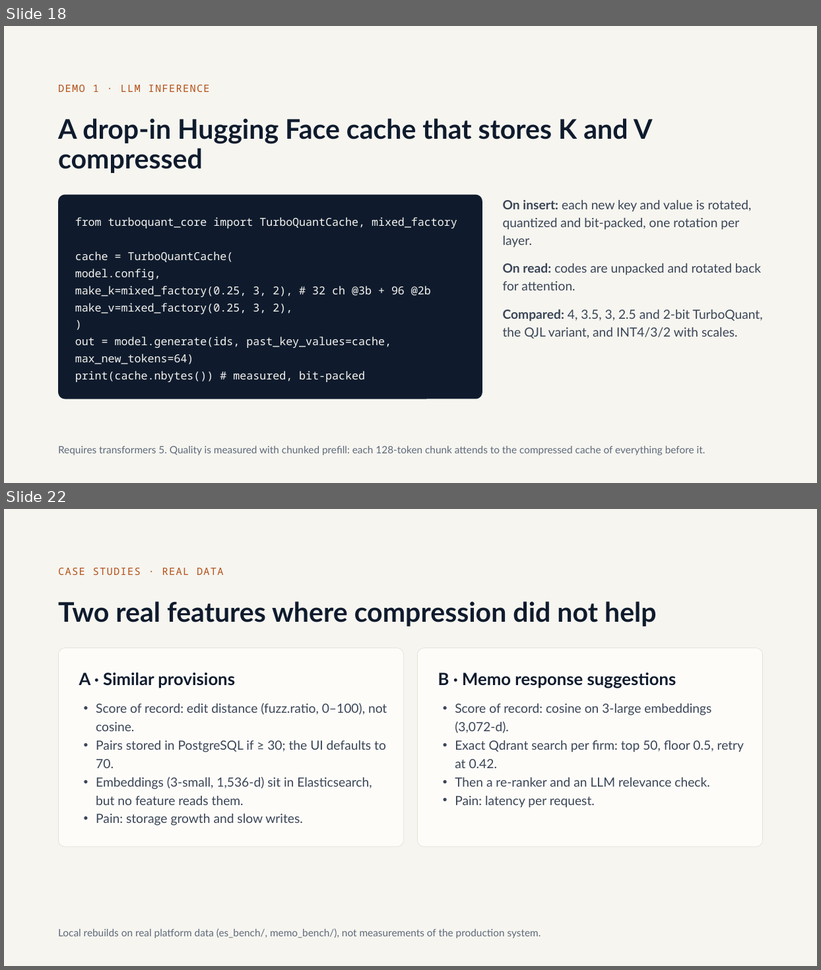
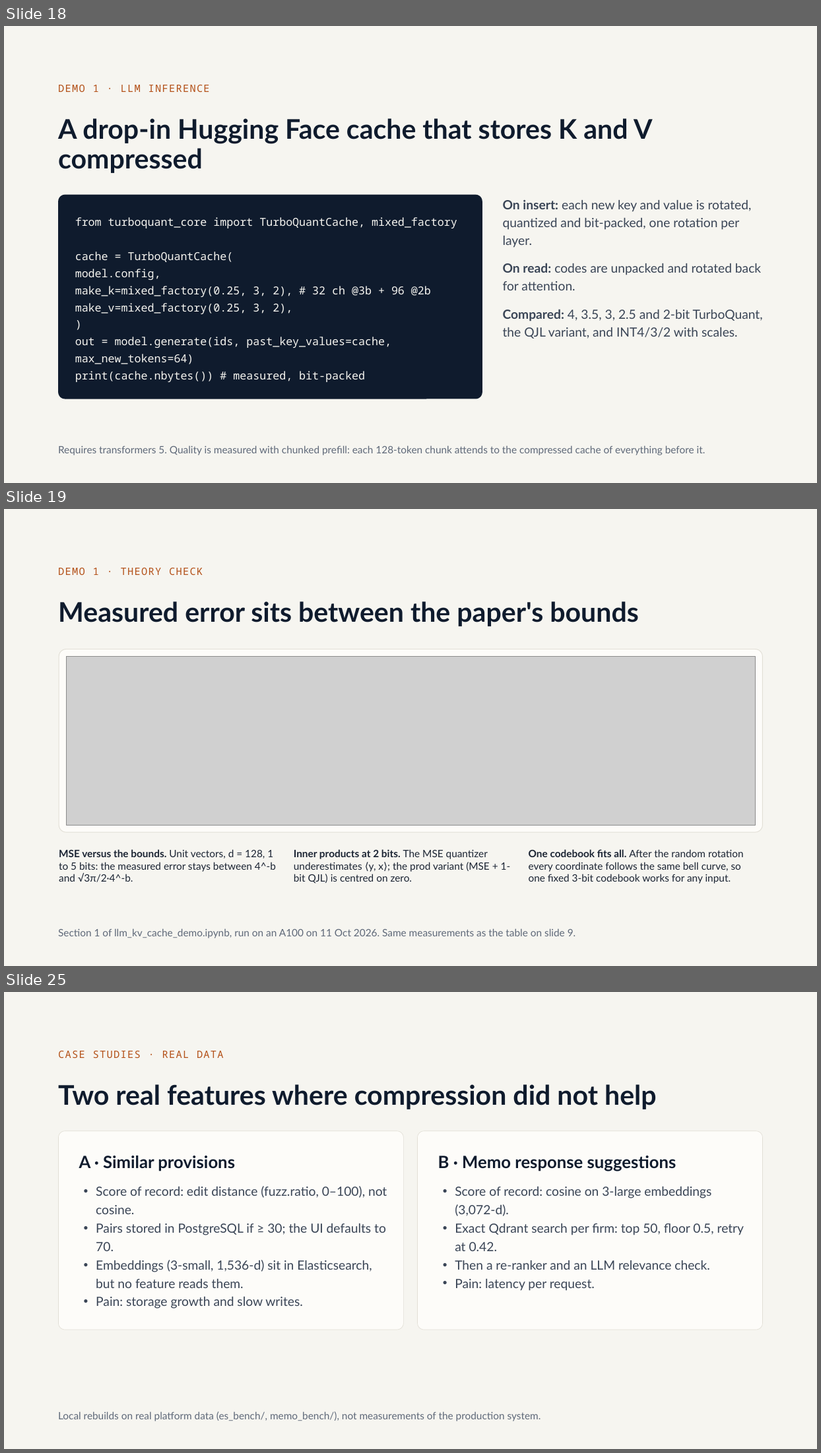
Before and after one commit to olonok69/ML_TurboQuant, a slide deck: docs/TurboQuant.pptx. Shown one above the other, each under a label of ours: slides 18 and 22 before the commit, slides 18, 19 and 25 after it; the slides between them are not shown. The pictures are 821x970 and 821x1453 pixels, drawn with LibreOffice and Linux fonts; fonts in the diff are those of the drawing; grey boxes stand for pictures. Boxes give left, top, right and bottom in pixels: in the first picture for what was removed or moved away, otherwise in the second. Text is boxed around its words. In the diff, an @@ line names an element or a change of style, - is before the commit and + after.

Commit message:
Bring docs and deck in line with the Colab runs of the two demos
- Notebooks: load WikiText-2 from Salesforce/wikitext, make both run on
  their own (install cells, %%writefile of the current turboquant_core.py),
  correct the model-change explanation and the stale or overstated
  markdown; outputs kept as run.
- build_notebooks.py now exports the two demo notebooks to .py instead of
  overwriting them; .py versions re-exported.
- Deck: Llama-3.1-8B setup, new Demo 1 slides (theory check, needle,
  quality and speed), measured memory, DBpedia results for Demo 2.
- Guides EN/ES, README, handoff and figure 14: Colab results replace the
  sandbox numbers; slide numbers updated.

```diff
--- a/docs/TurboQuant.pptx
+++ b/docs/TurboQuant.pptx
@@ slide 19 added at bbox=[4, 509, 817, 966], background #F6F5F0 @@
@@ text added at bbox=[58, 568, 203, 575], 12 pt, text #B4521A @@
+DEMO 1 · THEORY CHECK
@@ title added at bbox=[58, 601, 639, 626], 32 pt, text #0F1B2D, bold @@
+Measured error sits between the paper's bounds
@@ rounded rectangle added at bbox=[59, 650, 763, 832], fill #FDFCF9, outline #E2DFD6 0.75 pt @@
@@ picture added at bbox=[66, 657, 756, 825] @@
@@ text added at bbox=[59, 850, 276, 883], 12 pt, text #1B2433 @@
+MSE versus the bounds. Unit vectors, d = 128, 1 to 5 bits: the measured error stays between 4^-b and √3π/2·4^-b.
@@ text added at bbox=[294, 850, 511, 884], 12 pt, text #1B2433 @@
+Inner products at 2 bits. The MSE quantizer underestimates ⟨y, x⟩; the prod variant (MSE + 1-bit QJL) is centred on zero.
@@ text added at bbox=[529, 850, 744, 884], 12 pt, text #1B2433 @@
+One codebook fits all. After the random rotation every coordinate follows the same bell curve, so one fixed 3-bit codebook works for any input.
@@ text added at bbox=[58, 929, 576, 939], 12 pt, text #5F6979 @@
+Section 1 of llm_kv_cache_demo.ipynb, run on an A100 on 11 Oct 2026. Same measurements as the table on slide 9.
@@ what was slide 22 is now slide 25 @@
```
Also in this commit, not shown: 5 slides changed, 2 other slides added, 12 other files.
